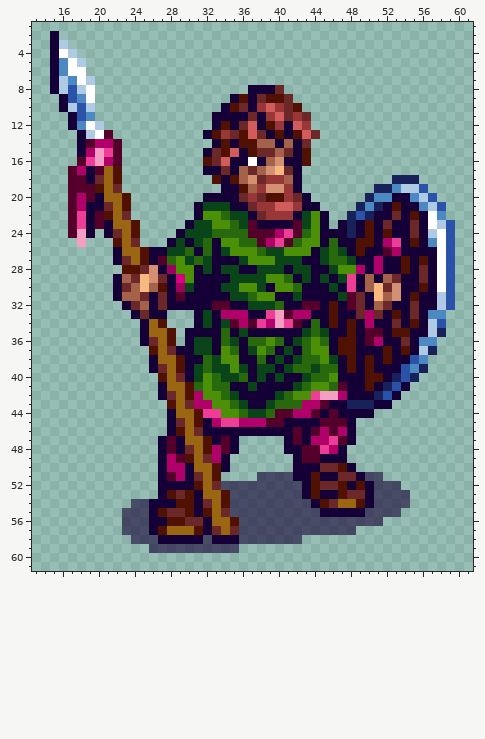
One commit to this sprite sheet: images/units/slavs/militia.png. Above: the version before the commit.
The file is 72x72 pixels. Shown: x 13..61, y 1..61. The old version is drawn lined up with the new one.
Now the later version:
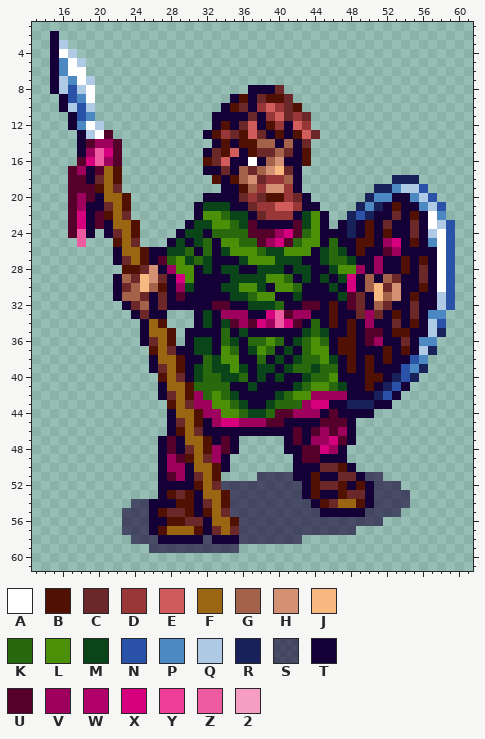
Palette (. is transparent): A #ffffff  B #501002  C #6c2829  D #993738  E #d15c5c  F #9b6612  G #a5624b  H #d39072  J #f8b981  K #28690d  L #4c9007  M #0a451a  N #2b52a9  P #4c89c3  Q #afcae5  R #19215a  S #16003499  T #140036  U #55002a  V #9e005d  W #b10069  X #d6007f  Y #ee3d96  Z #ef5ba1  2 #f59dc3
From old to new:
whole drawing moved by +1,-1 (the old picture is shown already moved)
Colour L gives way to colour K in rows 40 to 42 at x 32.
Colour U gives way to colour M in row 41 at x 47.
Colour M gives way to colour T in row 24 at x 32.
Colour 2 gives way to colour V in row 42 at x 45 to 46.
Colour U gives way to colour V in row 44 at x 44.
Colour W gives way to colour V in row 14 at x 20 to 21; in row 15 at x 19; in row 16 at x 21; in row 17 at x 18; in rows 20 to 21 at x 18; in row 24 at x 40.
Colour W gives way to colour V in row 25 at x 39 and 52; in row 26 at x 53; in row 27 at x 51; in row 28 at x 49 and 51; in row 33 at x 34 to 36, 42 to 43 and 50; in row 34 at x 36, 39 and 50.
Colour W gives way to colour V in row 36 at x 51; in row 42 at x 31 and 47; in row 43 at x 31 to 32 and 43; in row 44 at x 42 to 43; in row 45 at x 33 and 36 to 38; in row 46 at x 45 and 47.
Colour W gives way to colour V in row 47 at x 44 to 45; in row 48 at x 33 and 46; in row 49 at x 28 and 33; in row 50 at x 28 to 29; in row 51 at x 29.
Colour Y gives way to colour V in row 42 at x 44; in row 44 at x 32 to 33.
Colour U gives way to colour X in row 43 at x 45.
Colour W gives way to colour X in row 43 at x 44.
Colour Y gives way to colour X in row 15 at x 21; in row 16 at x 19; in rows 22 to 23 at x 18; in row 24 at x 41; in row 25 at x 40 and 53; in rows 29 to 30 at x 48.
Colour Y gives way to colour X in row 33 at x 39; in row 34 at x 38 and 41; in row 45 at x 34 to 35; in row 47 at x 46; in row 48 at x 45.
Colour 2 gives way to colour Z in rows 15 to 16 at x 20; in rows 24 to 25 at x 18; in rows 33 to 34 at x 40.
Changed places in both pictures, as pixel boxes (x1, y1, x2, y2):
changed: (77, 139, 113, 247)
changed: (203, 229, 212, 238)
changed: (221, 229, 401, 346)
changed: (167, 373, 347, 481)
